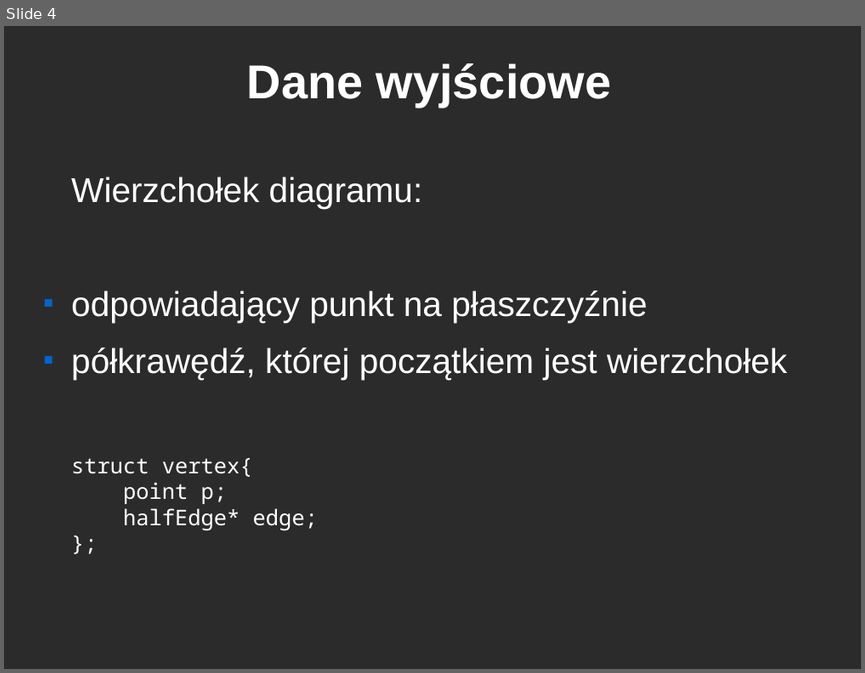
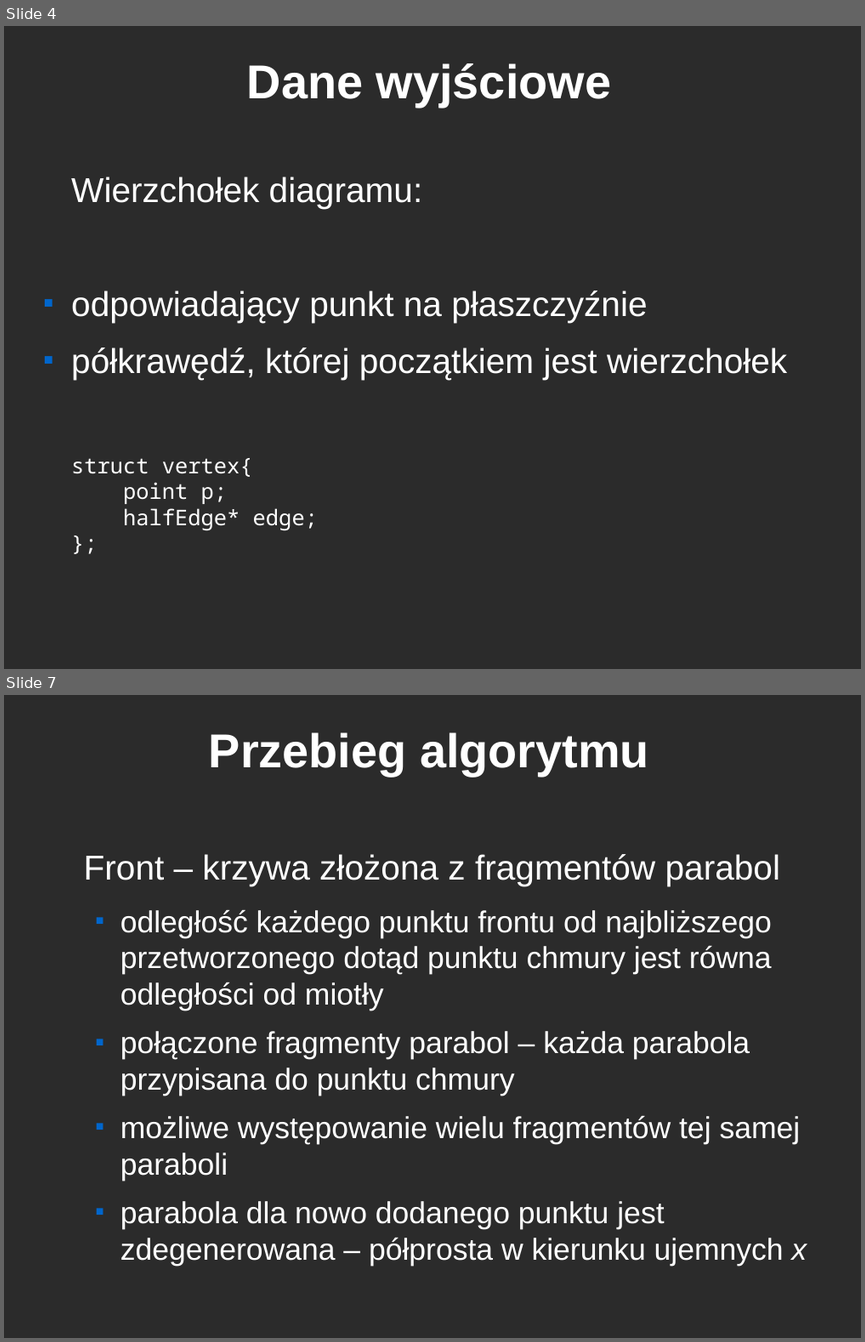
Before and after one commit to ghik/GO, a slide deck: fortune.odp. Shown one above the other, each under a label of ours: slide 4 before the commit, slides 4 and 7 after it; the slides between them are not shown. The pictures are 865x673 and 865x1342 pixels, drawn with LibreOffice and Linux fonts; fonts in the diff are those of the drawing; background and template pictures are left out; a plain dark background stands for a picture behind light text. Boxes give left, top, right and bottom in pixels: in the first picture for what was removed or moved away, otherwise in the second. Text is boxed around its words. In the diff, an @@ line names an element or a change of style, - is before the commit and + after.

Commit message:
presentation

```diff
--- a/fortune.odp
+++ b/fortune.odp
@@ slide 7 added at <box>4,695,861,1338</box>, background picture (left out) @@
@@ title added at <box>209,732,649,776</box>, 44 pt, text #FFFFFF, bold @@
+Przebieg algorytmu
@@ text added at <box>84,854,806,1265</box>, 28 pt, text #FFFFFF @@
+Front – krzywa złożona z fragmentów parabol
+  ■ odległość każdego punktu frontu od najbliższego przetworzonego dotąd punktu chmury jest równa odległości od miotły
+  ■ połączone fragmenty parabol – każda parabola przypisana do punktu chmury
+  ■ możliwe występowanie wielu fragmentów tej samej paraboli
+  ■ parabola dla nowo dodanego punktu jest zdegenerowana – półprosta w kierunku ujemnych x
```
Also in this commit, not shown: 6 other slides added.
